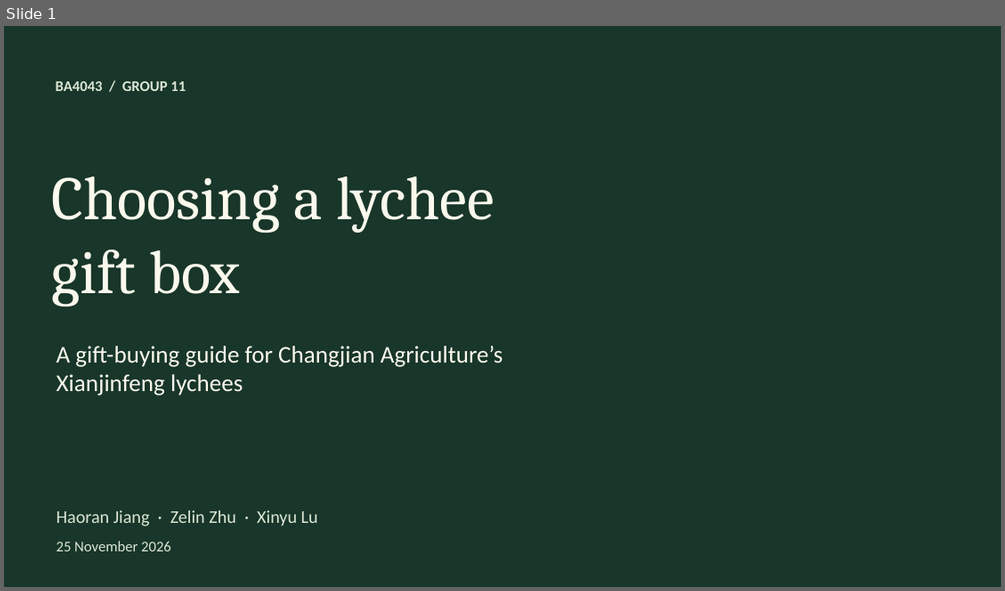
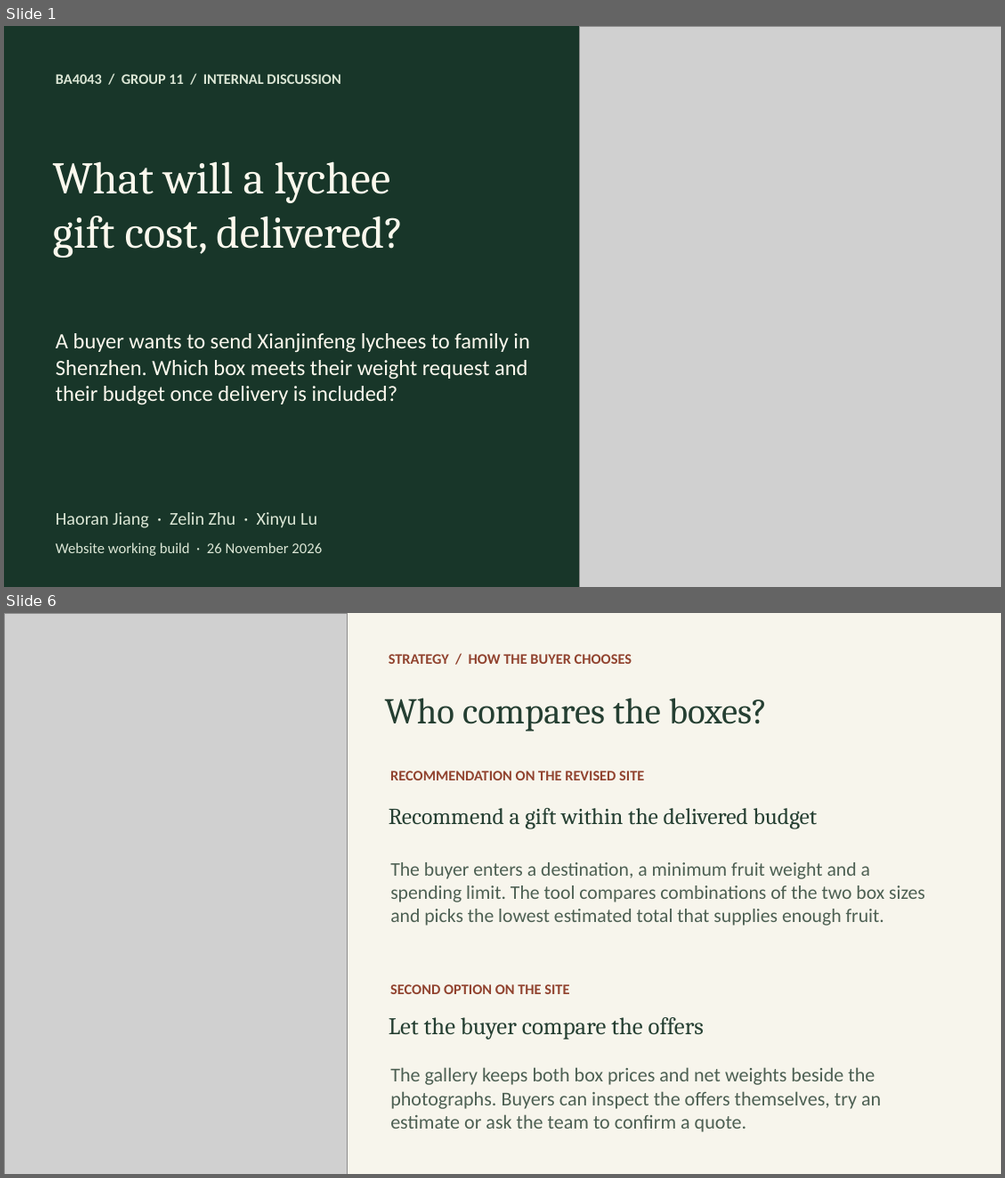
Before and after one commit to jiang4wqy/ba4043-changjian-lychee, a slide deck: 课堂展示.pptx. Shown one above the other, each under a label of ours: slide 1 before the commit, slides 1 and 6 after it; the slides between them are not shown. The pictures are 1005x591 and 1005x1178 pixels, drawn with LibreOffice and Linux fonts; fonts in the diff are those of the drawing; grey boxes stand for pictures; background and template pictures are left out. Boxes give left, top, right and bottom in pixels: in the first picture for what was removed or moved away, otherwise in the second. Text is boxed around its words. In the diff, an @@ line names an element or a change of style, - is before the commit and + after.

Commit message:
Sync delivered-price gift recommendations across the website and discussion slides

```diff
--- a/课堂展示.pptx
+++ b/课堂展示.pptx
@@ slide 6 added at bbox=[4, 613, 1001, 1174], background #F7F5EC @@
@@ picture added at bbox=[4, 613, 348, 1174] @@
@@ text added at bbox=[388, 654, 631, 664], 14 pt, text #91432F, bold @@
+STRATEGY / HOW THE BUYER CHOOSES
@@ text added at bbox=[385, 698, 767, 731], 35 pt, text #253F32 @@
+Who compares the boxes?
@@ text added at bbox=[390, 771, 644, 780], 14 pt, text #91432F, bold @@
+RECOMMENDATION ON THE REVISED SITE
@@ text added at bbox=[388, 808, 817, 828], 22 pt, text #253F32 @@
+Recommend a gift within the delivered budget
@@ text added at bbox=[390, 862, 925, 925], 18.6 pt, text #4D6053 @@
+The buyer enters a destination, a minimum fruit weight and a spending limit. The tool compares combinations of the two box sizes and picks the lowest estimated total that supplies enough fruit.
@@ text added at bbox=[390, 984, 569, 994], 14 pt, text #91432F, bold @@
+SECOND OPTION ON THE SITE
@@ text added at bbox=[388, 1017, 704, 1039], 23 pt, text #253F32 @@
+Let the buyer compare the offers
@@ text added at bbox=[390, 1067, 881, 1132], 18.9 pt, text #4D6053 @@
+The gallery keeps both box prices and net weights beside the photographs. Buyers can inspect the offers themselves, try an estimate or ask the team to confirm a quote.
@@ slide 1 changed as well @@
@@ picture added at bbox=[580, 26, 1001, 587] @@
@@ text at bbox=[56, 74, 340, 84]: text changed; size 14.2 to 14 pt @@
-BA4043 / GROUP 11
+BA4043 / GROUP 11 / INTERNAL DISCUSSION
@@ text at bbox=[53, 161, 403, 257]: text changed; size 59.2 to 43.5 pt @@
-Choosing a lychee
-gift box
+What will a lychee
+gift cost, delivered?
@@ vertical alignment middle to top in 5 elements at bbox=[56, 512, 317, 528], bbox=[56, 74, 340, 84], bbox=[53, 161, 403, 257], bbox=[56, 542, 322, 556], bbox=[56, 333, 530, 405] @@
@@ text at bbox=[56, 333, 530, 405]: text changed; size 23.2 to 21 pt @@
-A gift-buying guide for Changjian Agriculture’s Xianjinfeng lychees
+A buyer wants to send Xianjinfeng lychees to family in Shenzhen. Which box meets their weight request and their budget once delivery is included?
@@ text at bbox=[56, 542, 322, 556]: text changed @@
-25 November 2026
+Website working build · 26 November 2026
```
Also in this commit, not shown: 4 other slides changed, 6 other slides added, 5 slides removed, 15 other files.
